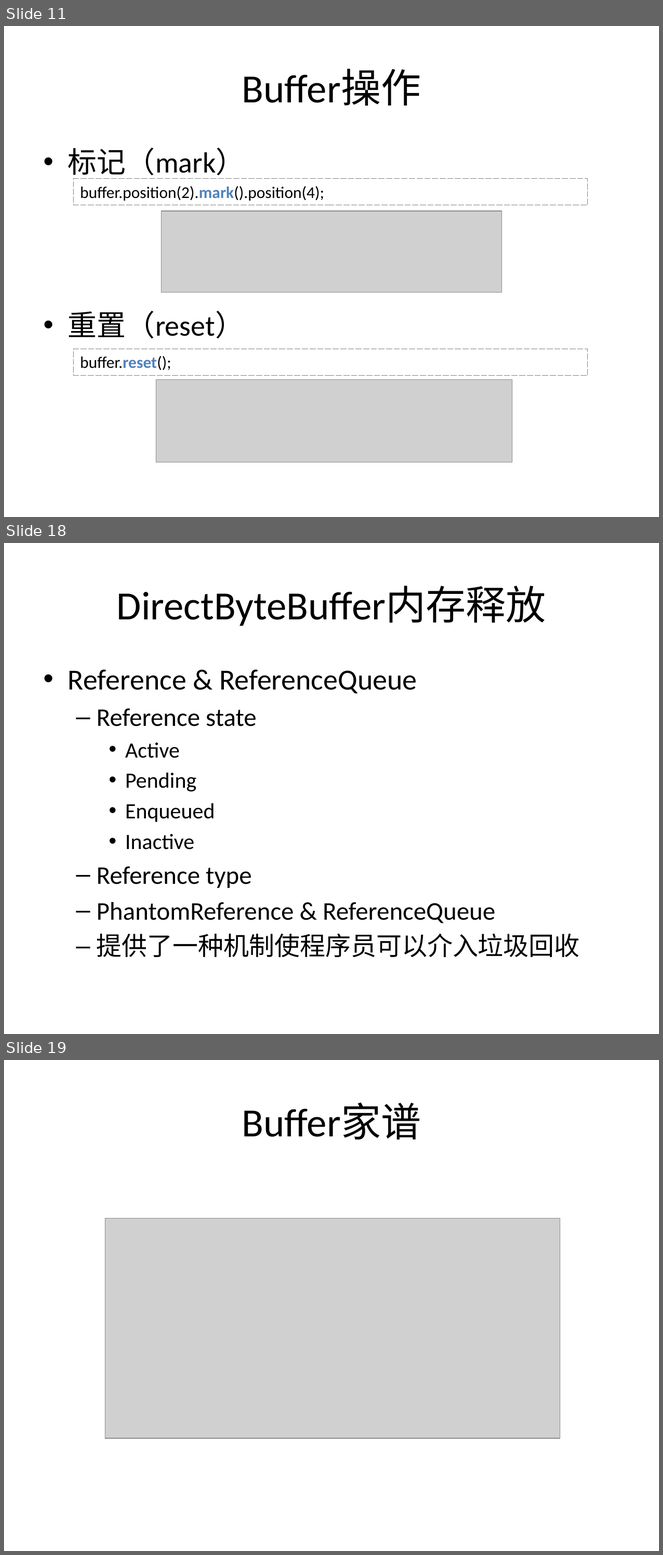
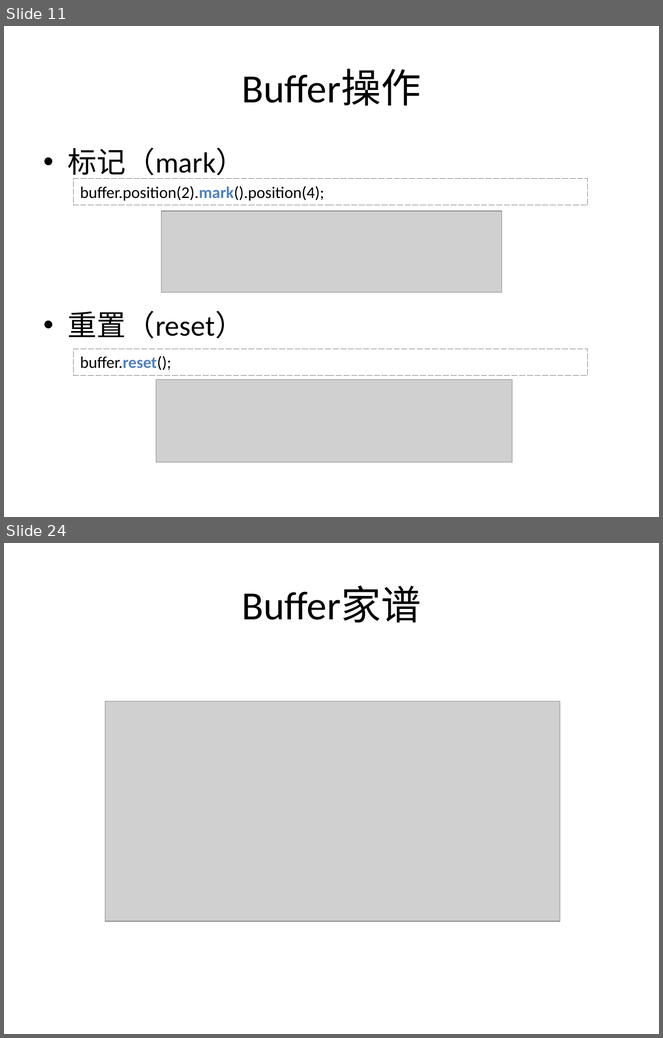
Before and after one commit to guhanjie/Knowledge-sharing, a slide deck: 扒一扒Java IO那些事儿.pptx. Shown one above the other, each under a label of ours: slides 11, 18 and 19 before the commit, slides 11 and 24 after it; the slides between them are not shown. The pictures are 663x1555 and 663x1038 pixels, drawn with LibreOffice and Linux fonts; fonts in the diff are those of the drawing; grey boxes stand for pictures. Boxes give left, top, right and bottom in pixels: in the first picture for what was removed or moved away, otherwise in the second. Text is boxed around its words. In the diff, an @@ line names an element or a change of style, - is before the commit and + after.

```diff
--- a/扒一扒Java IO那些事儿.pptx
+++ b/扒一扒Java IO那些事儿.pptx
@@ slide 18 removed at (x1=4, y1=543, x2=659, y2=1034), background #FFFFFF @@
@@ title removed at (x1=117, y1=586, x2=546, y2=626) @@
-DirectByteBuffer内存释放
@@ text removed at (x1=68, y1=669, x2=580, y2=957) @@
-• Reference & ReferenceQueue
-  – Reference state
-    • Active
-    • Pending
-    • Enqueued
-    • Inactive
-  – Reference type
-  – PhantomReference & ReferenceQueue
-  – 提供了一种机制使程序员可以介入垃圾回收
@@ what was slide 19 is now slide 24 @@
```
Also in this commit, not shown: 9 slides changed, 7 slides added.
